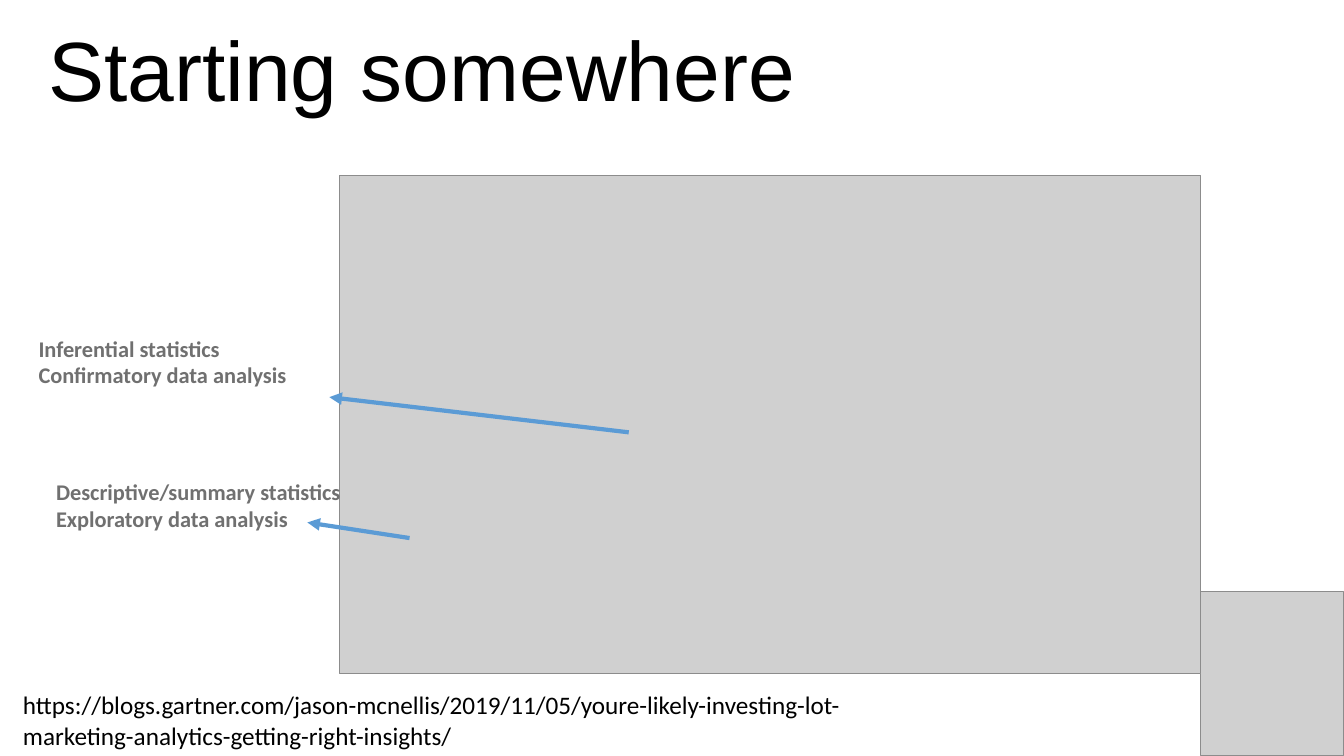
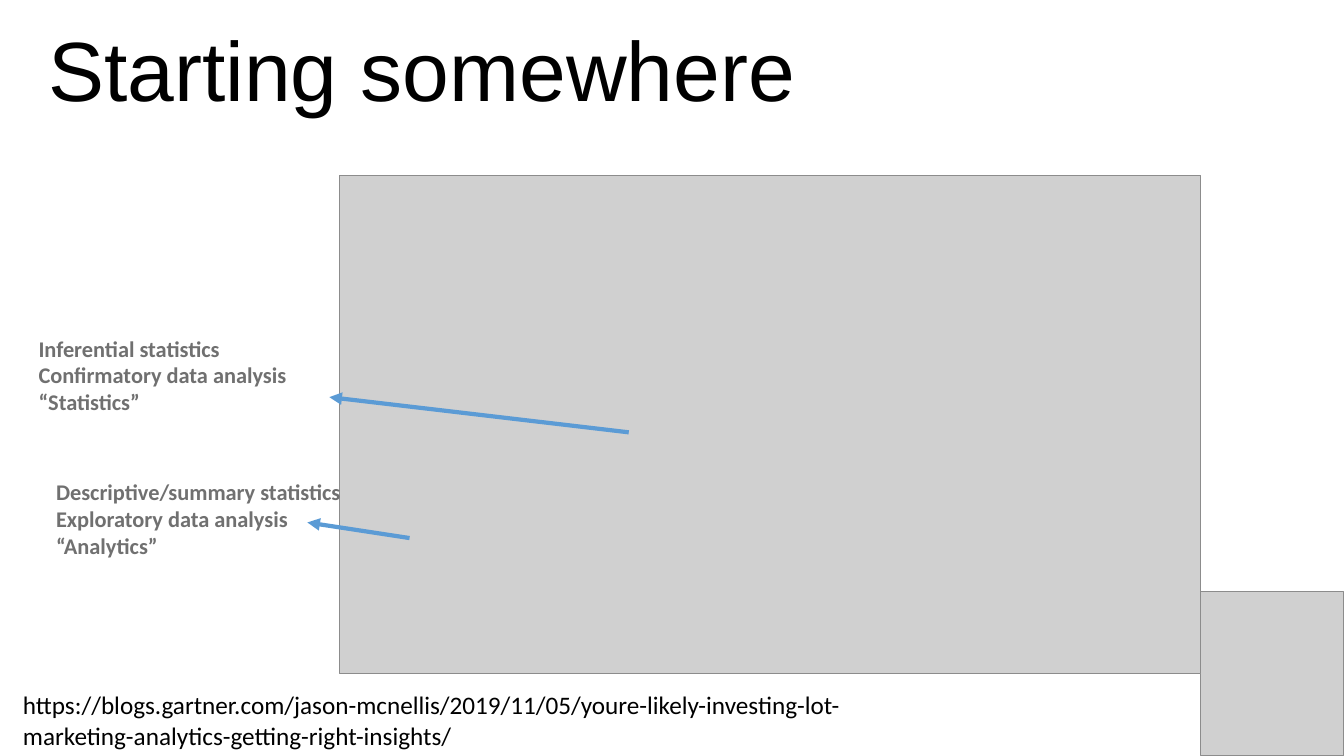
Before and after one commit to stringfestdata/aina-foundations-of-analytics, a slide deck: slide 12 of aina-foundations-of-analytics.pptx. Drawn at 1344x756 pixels with LibreOffice and Linux fonts; fonts in the diff are those of the drawing; grey boxes stand for pictures. Boxes give left, top, right and bottom in pixels: in the first picture for what was removed or moved away, otherwise in the second. Text is boxed around its words. In the diff, an @@ line names an element or a change of style, - is before the commit and + after.

```diff
--- a/aina-foundations-of-analytics.pptx
+++ b/aina-foundations-of-analytics.pptx
@@ text at <box>39,393,140,410</box>: paragraph added @@
+“Statistics”
@@ text at <box>56,537,158,558</box>: paragraph added @@
+“Analytics”
```
Also in this commit, not shown: 2 other slides changed, 2 other files.
